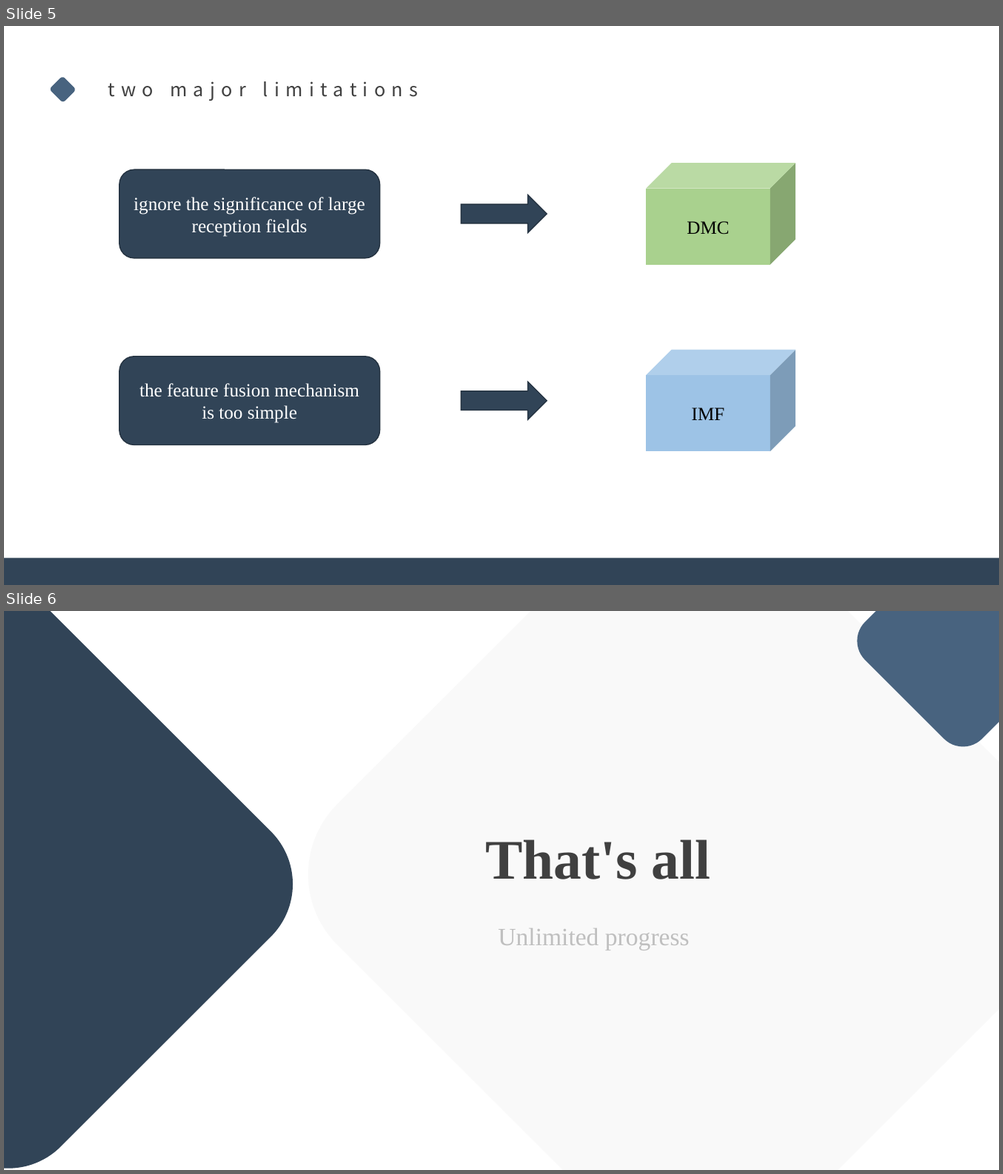
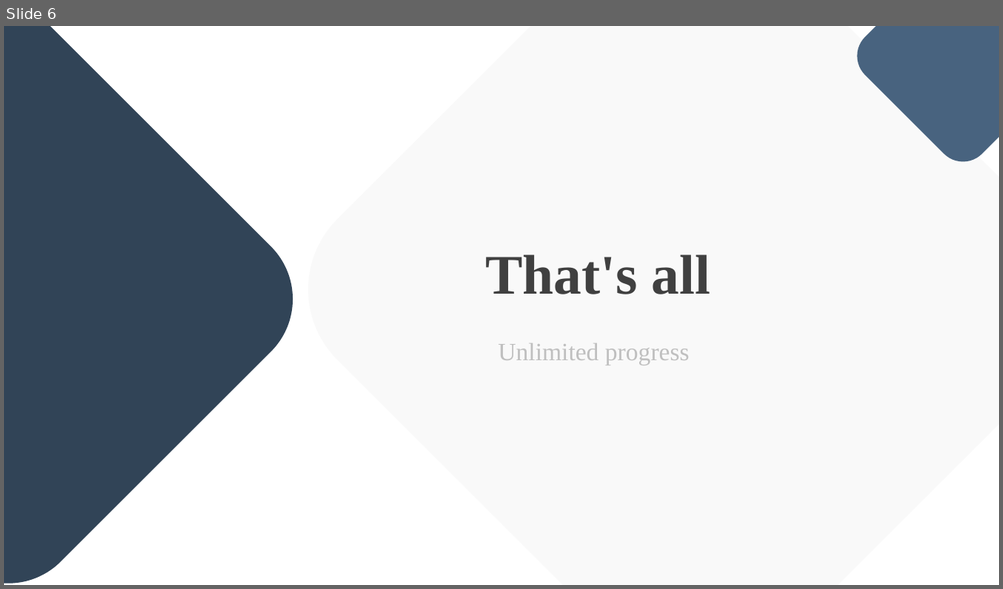
Before and after one commit to LSTM-Kirigaya/DIY-PPT-Template, a slide deck: 深蓝简约.pptx. Shown one above the other, each under a label of ours: slides 5 and 6 before the commit, slide 6 after it. The pictures are 1003x1174 and 1003x589 pixels, drawn with LibreOffice and Linux fonts; fonts in the diff are those of the drawing. Boxes give left, top, right and bottom in pixels: in the first picture for what was removed or moved away, otherwise in the second. Text is boxed around its words. In the diff, an @@ line names an element or a change of style, - is before the commit and + after.

```diff
--- a/深蓝简约.pptx
+++ b/深蓝简约.pptx
@@ slide 5 removed at box(4, 26, 999, 585), background #FFFFFF @@
@@ rounded rectangle removed at box(49, 76, 77, 102) @@
@@ text removed at box(108, 82, 418, 101) @@
-two major limitations
@@ rounded rectangle removed at box(119, 170, 380, 259) @@
-ignore the significance of large reception fields
@@ cube removed at box(646, 164, 795, 266) @@
-DMC
@@ right arrow removed at box(461, 195, 546, 233) @@
@@ rounded rectangle removed at box(119, 357, 380, 446) @@
-the feature fusion mechanism is too simple
@@ cube removed at box(646, 350, 795, 452) @@
-IMF
@@ right arrow removed at box(461, 382, 546, 420) @@
@@ rectangle removed at box(4, 559, 999, 585) @@
```
Also in this commit, not shown: 1 slide changed, 4 slides added, 3 other slides removed, 4 other files.
